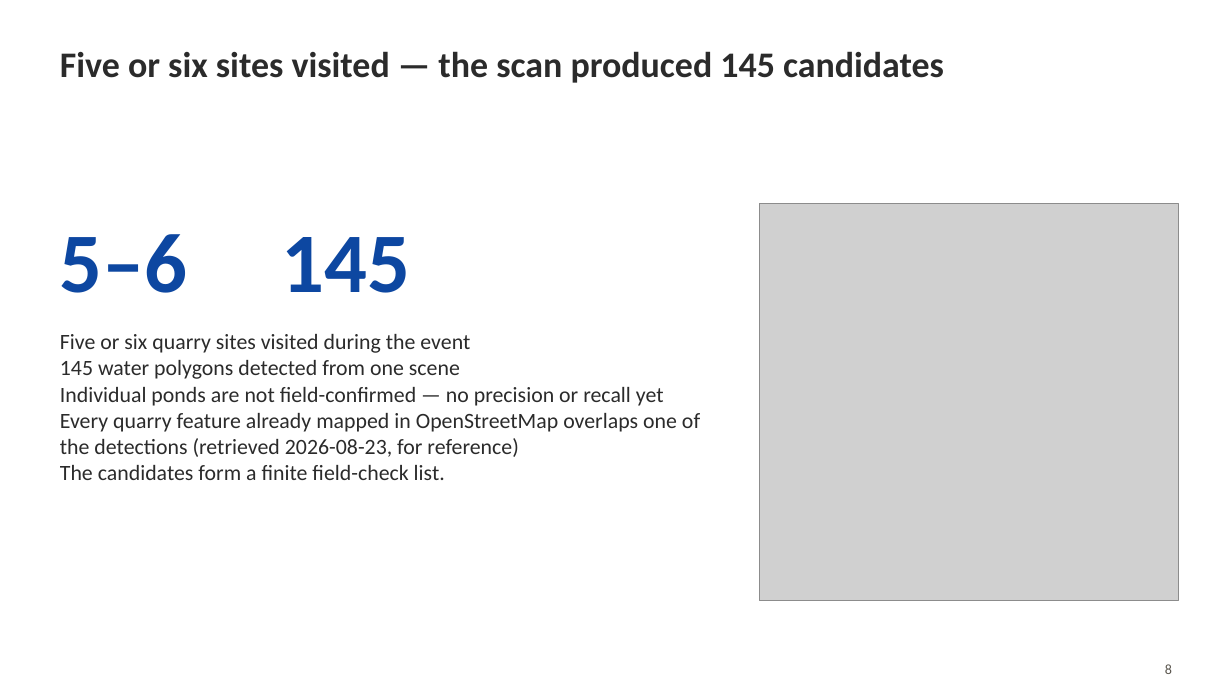
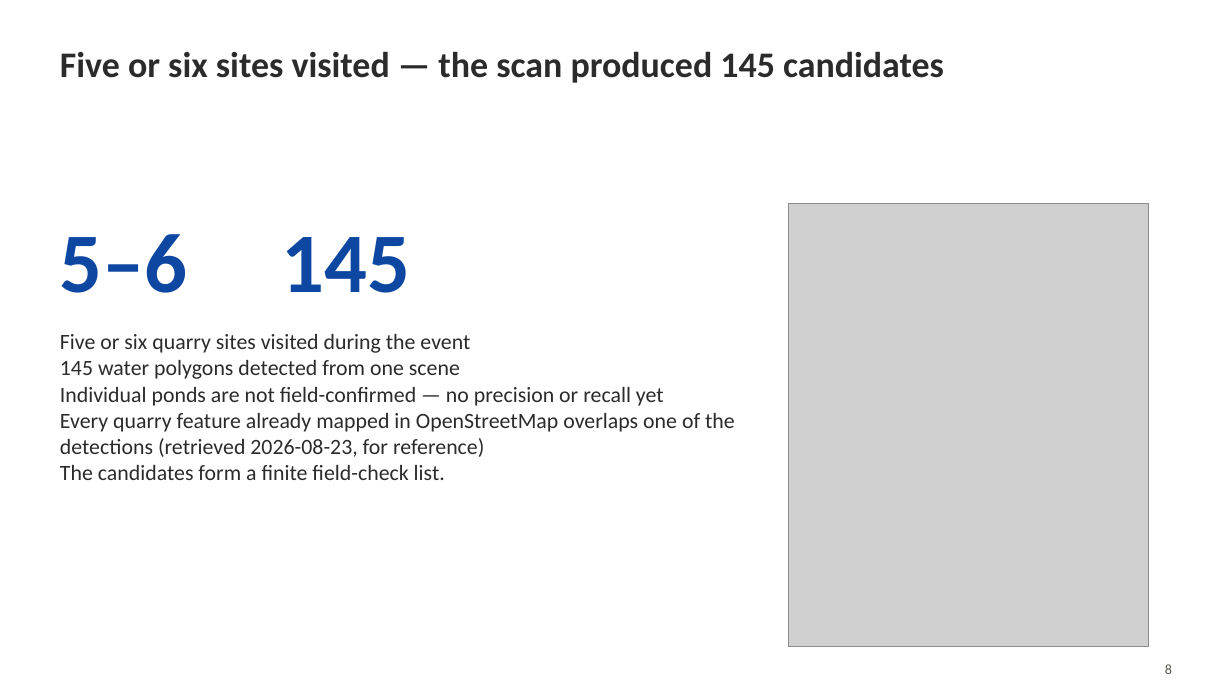
Before and after one commit to mopinfish/geo-laboratory, a slide deck: slide 8 of docs/presentations/exp002_kitagi_foss4g2026_presentation.pptx. Drawn at 1232x693 pixels with LibreOffice and Linux fonts; fonts in the diff are those of the drawing; grey boxes stand for pictures. Boxes give left, top, right and bottom in pixels: in the first picture for what was removed or moved away, otherwise in the second. Text is boxed around its words. In the diff, an @@ line names an element or a change of style, - is before the commit and + after.

```diff
--- a/docs/presentations/exp002_kitagi_foss4g2026_presentation.pptx
+++ b/docs/presentations/exp002_kitagi_foss4g2026_presentation.pptx
@@ picture resized from (x1=759, y1=203, x2=1178, y2=601) to (x1=789, y1=203, x2=1149, y2=647) @@
@@ text "Five or six quarry sites ..." rewrapped from (x1=60, y1=334, x2=700, y2=480) to (x1=60, y1=334, x2=735, y2=480) @@
```
Also in this commit, not shown: 2 other slides changed, 13 other files.
